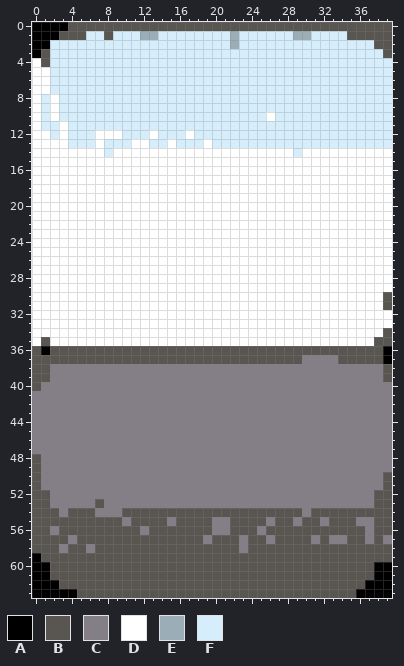
Two states of a pixel-art file, Assets/PlayerAsset/RoomTest.aseprite. Above, as it was before the edit.
40x64 pixels, 1 frame.
Palette (. is transparent): A #000000  B #595652  C #847e87  D #ffffff  E #9badb7  F #d6eefb
Pixels before (only the part around the change), first column x 0:
 0 AAAABBBBBBBBBBBBBBBBBBBBBBBBBBBBBBBBBBBB
 1 AAABBBFFBFFFEEFFFFFFFFEFFFFFFEEFFFFBBBBB
 2 AAFFFFFFFFFFFFFFFFFFFFEFFFFFFFFFFFFFFFBB
 3 ABFFFFFFFFFFFFFFFFFFFFFFFFFFFFFFFFFFFFFB
 4 DBFFFFFFFFFFFFFFFFFFFFFFFFFFFFFFFFFFFFFF
 5 DDFFFFFFFFFFFFFFFFFFFFFFFFFFFFFFFFFFFFFF
 6 DDFFFFFFFFFFFFFFFFFFFFFFFFFFFFFFFFFFFFFF
 7 DDFFFFFFFFFFFFFFFFFFFFFFFFFFFFFFFFFFFFFF
 8 DFDFFFFFFFFFFFFFFFFFFFFFFFFFFFFFFFFFFFFF
 9 DFDFFFFFFFFFFFFFFFFFFFFFFFFFFFFFFFFFFFFF
10 DFDFFFFFFFFFFFFFFFFFFFFFFFDFFFFFFFFFFFFF
11 DFFDFFFFFFFFFFFFFFFFFFFFFFFFFFFFFFFFFFFF
12 DDFDFFFDDDFFFDFFFDFFFFFFFFFFFFFFFFFFFFFF
13 DDDDFFFDFFFDDFFDFFFDFFFFFFFFFFFFFFFFFFFF
14 DDDDDDDDFDDDDDDDDDDDDDDDDDDDDFDDDDDDDDDD
15 DDDDDDDDDDDDDDDDDDDDDDDDDDDDDDDDDDDDDDDD
16 DDDDDDDDDDDDDDDDDDDDDDDDDDDDDDDDDDDDDDDD
17 DDDDDDDDDDDDDDDDDDDDDDDDDDDDDDDDDDDDDDDD
18 DDDDDDDDDDDDDDDDDDDDDDDDDDDDDDDDDDDDDDDD
19 DDDDDDDDDDDDDDDDDDDDDDDDDDDDDDDDDDDDDDDD
20 DDDDDDDDDDDDDDDDDDDDDDDDDDDDDDDDDDDDDDDD
21 DDDDDDDDDDDDDDDDDDDDDDDDDDDDDDDDDDDDDDDD
22 DDDDDDDDDDDDDDDDDDDDDDDDDDDDDDDDDDDDDDDD
23 DDDDDDDDDDDDDDDDDDDDDDDDDDDDDDDDDDDDDDDD
24 DDDDDDDDDDDDDDDDDDDDDDDDDDDDDDDDDDDDDDDD
25 DDDDDDDDDDDDDDDDDDDDDDDDDDDDDDDDDDDDDDDD
26 DDDDDDDDDDDDDDDDDDDDDDDDDDDDDDDDDDDDDDDD
27 DDDDDDDDDDDDDDDDDDDDDDDDDDDDDDDDDDDDDDDD
28 DDDDDDDDDDDDDDDDDDDDDDDDDDDDDDDDDDDDDDDD
29 DDDDDDDDDDDDDDDDDDDDDDDDDDDDDDDDDDDDDDDD
30 DDDDDDDDDDDDDDDDDDDDDDDDDDDDDDDDDDDDDDDB
31 DDDDDDDDDDDDDDDDDDDDDDDDDDDDDDDDDDDDDDDB
32 DDDDDDDDDDDDDDDDDDDDDDDDDDDDDDDDDDDDDDDD
33 DDDDDDDDDDDDDDDDDDDDDDDDDDDDDDDDDDDDDDDD
34 DDDDDDDDDDDDDDDDDDDDDDDDDDDDDDDDDDDDDDDB
35 DBDDDDDDDDDDDDDDDDDDDDDDDDDDDDDDDDDDDDBB
36 BABBBBBBBBBBBBBBBBBBBBBBBBBBBBBBBBBBBBBA
37 BBBBBBBBBBBBBBBBBBBBBBBBBBBBBBCCCCBBBBBA
38 BBCCCCCCCCCCCCCCCCCCCCCCCCCCCCCCCCCCCCCB
39 BBCCCCCCCCCCCCCCCCCCCCCCCCCCCCCCCCCCCCCB
40 BCCCCCCCCCCCCCCCCCCCCCCCCCCCCCCCCCCCCCCC
41 CCCCCCCCCCCCCCCCCCCCCCCCCCCCCCCCCCCCCCCC
42 CCCCCCCCCCCCCCCCCCCCCCCCCCCCCCCCCCCCCCCC
43 CCCCCCCCCCCCCCCCCCCCCCCCCCCCCCCCCCCCCCCC
44 CCCCCCCCCCCCCCCCCCCCCCCCCCCCCCCCCCCCCCCC
45 CCCCCCCCCCCCCCCCCCCCCCCCCCCCCCCCCCCCCCCC
46 CCCCCCCCCCCCCCCCCCCCCCCCCCCCCCCCCCCCCCCC
47 CCCCCCCCCCCCCCCCCCCCCCCCCCCCCCCCCCCCCCCC
48 BCCCCCCCCCCCCCCCCCCCCCCCCCCCCCCCCCCCCCCC
49 BCCCCCCCCCCCCCCCCCCCCCCCCCCCCCCCCCCCCCCC
50 BCCCCCCCCCCCCCCCCCCCCCCCCCCCCCCCCCCCCCCB
51 BCCCCCCCCCCCCCCCCCCCCCCCCCCCCCCCCCCCCCCB
52 BBCCCCCCCCCCCCCCCCCCCCCCCCCCCCCCCCCCCCBB
53 BBCCCCCBCCCCCCCCCCCCCCCCCCCCCCCCCCCCCCBB
54 BBBCBBBCCCBBBBBBBBBBBBBBBBBBBBCBBBBBBBBB
55 BBBBBBBBBBCBBBBCBBBBCCBBBBCBBCBBCBBBCCBB
56 BBCBBBBBBBBBCBBBBBBBCCBBBCBBBBBBBBBBBCBB
57 BBBBCBBBBBBBBBBBBBBCBBBCBBCBBBBCBCCBBCBC
58 BBBCBBCBBBBBBBBBBBBBBBBCBBBBBBBBBBBBBBBB
59 ABBBBBBBBBBBBBBBBBBBBBBBBBBBBBBBBBBBBBBB
60 AABBBBBBBBBBBBBBBBBBBBBBBBBBBBBBBBBBBBAA
61 AABBBBBBBBBBBBBBBBBBBBBBBBBBBBBBBBBBBBAA
62 AAABBBBBBBBBBBBBBBBBBBBBBBBBBBBBBBBBBAAA
63 AAAAABBBBBBBBBBBBBBBBBBBBBBBBBBBBBBBAAAA
Now the later version:
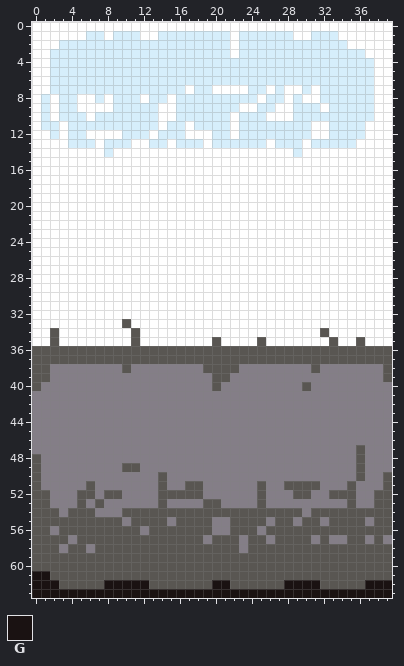
Colours new in this view: G #1a1212
Change:
y 0: x 0..39 AAAABBBBBBBBBBBBBBBBBBBBBBBBBBBBBBBBBBBB -> DDDDDDDDDDDDDDDDDDDDDDDDDDDDDDDDDDDDDDDD
y 1: x 0..5 AAABBB -> DDDDDD; x 8 B -> D; x 12..13 EE -> DD; x 22 E -> D; x 29..30 EE -> DD; x 34..39 FBBBBB -> DDDDDD
y 2: x 0..2 AAF -> DDD; x 22 E -> D; x 35..39 FFFBB -> DDDDD
y 3: x 0..1 AB -> DD; x 22 F -> D; x 37..39 FFB -> DDD
y 4: x 1 B -> D; x 38..39 FF -> DD
y 5..6: x 38..39 FF -> DD
y 7: x 17 F -> D; x 20..23 FFFF -> DDDD; x 26 F -> D; x 28..29 FF -> DD; x 31 F -> D; x 38..39 FF -> DD
y 8: x 5..6 FF -> DD; x 8 F -> D; x 12 F -> D; x 15 F -> D; x 25 F -> D; x 28 F -> D; x 30..31 FF -> DD; x 38..39 FF -> DD
y 9: x 5..8 FFFF -> DDDD; x 14..15 FF -> DD; x 23..24 FF -> DD; x 27..28 FF -> DD; x 32 F -> D; x 38..39 FF -> DD
y 10: x 6 F -> D; x 14..15 FF -> DD; x 22 F -> D; x 27..28 FF -> DD; x 38..39 FF -> DD
y 11: x 14 F -> D; x 17 F -> D; x 22 F -> D; x 31..32 FF -> DD; x 37..39 FFF -> DDD
y 12: x 6 F -> D; x 18..19 FF -> DD; x 22 F -> D; x 31..32 FF -> DD; x 37..39 FFF -> DDD
y 13: x 26 F -> D; x 30 F -> D; x 36..39 FFFF -> DDDD
y 30..31: x 39 B -> D
y 33: x 10 D -> B
y 34: x 2 D -> B; x 11 D -> B; x 32 D -> B; x 39 B -> D
y 35: x 1..2 BD -> DB; x 11 D -> B; x 20 D -> B; x 25 D -> B; x 33 D -> B; x 36 D -> B; x 38..39 BB -> DD
y 36: x 1 A -> B; x 39 A -> B
y 37: x 30..33 CCCC -> BBBB; x 39 A -> B
y 38: x 10 C -> B; x 19..22 CCCC -> BBBB; x 31 C -> B
y 39: x 20..21 CC -> BB
y 40: x 20 C -> B; x 30 C -> B
y 47..48: x 36 C -> B
y 49: x 10..11 CC -> BB; x 36 C -> B
y 50: x 14 C -> B; x 36 C -> B
y 51: x 6 C -> B; x 14 C -> B; x 17..18 CC -> BB; x 25 C -> B; x 28..31 CCCC -> BBBB; x 35 C -> B
y 52: x 5..6 CC -> BB; x 8..9 CC -> BB; x 14..18 CCCCC -> BBBBB; x 25 C -> B; x 29..30 CC -> BB; x 33..35 CCC -> BBB
y 53: x 5 C -> B; x 14 C -> B; x 19..20 CC -> BB; x 25 C -> B; x 35 C -> B
y 55: x 36 C -> B
y 56: x 37 C -> B
y 59: x 0 A -> B
y 60: x 0..1 AA -> BB; x 38..39 AA -> BB
y 61: x 0..1 AA -> GG; x 38..39 AA -> BB
y 62: x 0..2 AAA -> GGG; x 8..12 BBBBB -> GGGGG; x 20..21 BB -> GG; x 28..31 BBBB -> GGGG; x 37..39 AAA -> GGG
y 63: x 0..39 AAAAABBBBBBBBBBBBBBBBBBBBBBBBBBBBBBBAAAA -> GGGGGGGGGGGGGGGGGGGGGGGGGGGGGGGGGGGGGGGG
Where, in picture pixels (left, top, right, bottom), the same in both pictures:
changed: (32, 22, 392, 148)
changed: (302, 292, 392, 391)
changed: (122, 319, 140, 373)
changed: (41, 328, 59, 355)
changed: (203, 337, 266, 391)
changed: (257, 445, 374, 535)
changed: (77, 463, 221, 508)
changed: (32, 553, 392, 598)
